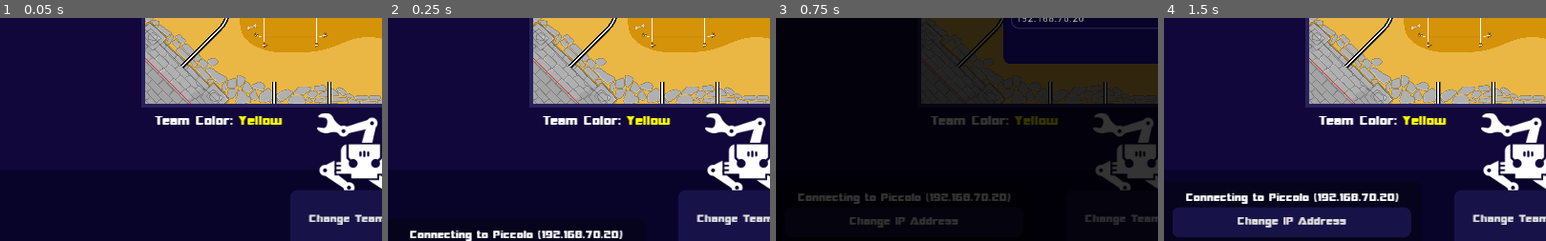
Above: before the commit, frames 1-4 (left to right).
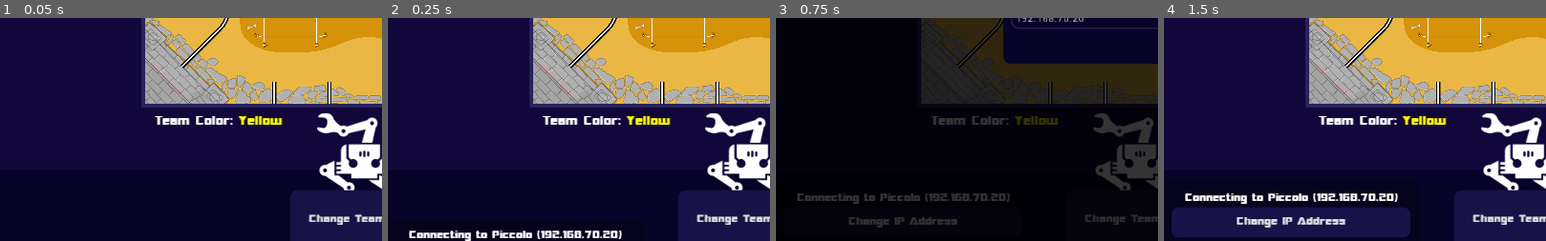
Above: after the commit, the same moments.

Repository: UniCT-ARSLab/Eurobot-Tablet-Controller
Game: Godot game, scene res://scenes/main.tscn
Two runs of this game, one before a commit and one after it. Both use one fixed random seed, a clock stepped at 60 frames per second and the inputs below.
Inputs:
- Up to frame 1 (0.05 s): no input
- Up to frame 2 (0.25 s): no input
- Up to frame 3 (0.75 s): click "Change IP Address" at 0.5 s
- Up to frame 4 (1.5 s): click "Save" at 1.25 s
The pictures show only the part of the screen within x 2-52%, y 50-100%; the shares and areas given below are measured in that part.

Frame 1 is identical in both runs. In frame 2, 1.1% of the frame differs, in the area x 5-62%, y 95-100%; in frame 3, 0.2%; in frame 4, 1.6%, in the area x 2-65%, y 78-99%.

Commit message:
removed some fonts

Diff:
--- a/project.godot
+++ b/project.godot
@@ -7,16 +7,6 @@
 ;   param=value ; assign values to parameters
 
 config_version=4
-
-_global_script_classes=[ {
-"base": "Node",
-"class": "RobotController",
-"language": "GDScript",
-"path": "res://scripts/RobotController.gd"
-} ]
-_global_script_class_icons={
-"RobotController": ""
-}
 
 [application]
 
--- a/scenes/GUIContainer.gd
+++ b/scenes/GUIContainer.gd
@@ -70,7 +70,7 @@
 func connectSocketPiccolo(port=""):
 
 	wsPiccolo = WebSocketClient.new()
-	wsPiccolo.verify_ssl = false
+	wsPiccolo.set_verify_ssl_enabled(false)
 	wsPiccolo.connect("connection_closed", self, "_wsPiccoloClosed")
 	wsPiccolo.connect("connection_error", self, "_wsPiccoloClosed")
 	wsPiccolo.connect("connection_established", self, "_wsPiccoloConnected")
@@ -83,10 +83,8 @@
 	portPiccolo = port
 	var url = "ws://"+IP_PICCOLO+":"+str(port)+"/ws"
 
-	print("Connecting to Piccolo ", url)
 
 	var err = wsPiccolo.connect_to_url(url)
-	print(err)
 	if err != OK:
 
 		yield(get_tree().create_timer(1.5), "timeout")
@@ -132,7 +130,7 @@
 func connectSocketGrande(port=""):
 
 	wsGrande = WebSocketClient.new()
-	wsGrande.verify_ssl = false
+	wsGrande.set_verify_ssl_enabled(false)
 	wsGrande.connect("connection_closed", self, "_wsGrandeClosed")
 	wsGrande.connect("connection_error", self, "_wsGrandeClosed")
 	wsGrande.connect("connection_established", self, "_wsGrandeConnected")
@@ -145,10 +143,7 @@
 	portGrande = port
 	var url = "ws://"+IP_GRANDE+":"+str(port)+"/ws"
 
-	print("Connecting to Grande ", url)
-
 	var err = wsGrande.connect_to_url(url)
-	print(err)
 	if err != OK:
 
 		yield(get_tree().create_timer(1.5), "timeout")
--- a/scenes/main.tscn
+++ b/scenes/main.tscn
@@ -309,20 +309,17 @@
 custom_styles/panel = SubResource( 19 )
 
 [node name="LeftPanel" type="Panel" parent="CanvasLayer/GUIContainer/VBoxContainer/BottomBar"]
-anchor_left = 0.008
+anchor_left = -0.01
 anchor_top = 0.941
-anchor_right = 0.357
+anchor_right = -0.01
 anchor_bottom = 0.941
-margin_left = 0.476
+margin_left = 18.53
 margin_top = -86.1
-margin_right = 0.429016
+margin_right = 368.53
 margin_bottom = 213.9
 rect_min_size = Vector2( 350, 300 )
 rect_clip_content = true
 custom_styles/panel = SubResource( 20 )
-__meta__ = {
-"_edit_lock_": true
-}
 
 [node name="VBoxContainer" type="VBoxContainer" parent="CanvasLayer/GUIContainer/VBoxContainer/BottomBar/LeftPanel"]
 anchor_right = 1.0
@@ -392,19 +389,18 @@
 anims/RESET = SubResource( 22 )
 
 [node name="RightPanel" type="Panel" parent="CanvasLayer/GUIContainer/VBoxContainer/BottomBar"]
-anchor_left = 0.635119
-anchor_top = 0.941
-anchor_right = 0.984119
-anchor_bottom = 0.941
-margin_left = 1.47565
-margin_top = 20.9
-margin_right = 1.42865
-margin_bottom = 320.9
+anchor_left = 1.011
+anchor_top = 0.95
+anchor_right = 1.011
+anchor_bottom = 0.95
+margin_left = -375.533
+margin_top = 20.0
+margin_right = -25.533
+margin_bottom = 320.0
 rect_min_size = Vector2( 350, 300 )
 rect_clip_content = true
 custom_styles/panel = SubResource( 20 )
 __meta__ = {
-"_edit_lock_": true,
 "_edit_use_anchors_": true
 }
 
--- a/scripts/RobotController.gd
+++ /dev/null
@@ -1,18 +0,0 @@
-extends Node
-class_name RobotController
-
-export var robotName = "Piccolo"
-export var addressIP = "192.168.70.20"
-
-
-var webSocket
-var httpClient
-
-# Called when the node enters the scene tree for the first time.
-func _ready():
-	pass # Replace with function body.
-
-
-# Called every frame. 'delta' is the elapsed time since the previous frame.
-#func _process(delta):
-#	pass
Binary file removed: assets/font/SF TransRobotics Bold Italic.ttf
Binary file removed: assets/font/SF TransRobotics Bold.ttf
Binary file removed: assets/font/SF TransRobotics Extended Bold Italic.ttf
Binary file removed: assets/font/SF TransRobotics Extended Bold.ttf
Binary file removed: assets/font/SF TransRobotics Extended Italic.ttf
Binary file removed: assets/font/SF TransRobotics Extended.ttf
Binary file removed: assets/font/SF TransRobotics Italic.ttf
Not shown, added: export_presets.cfg
Not shown, added: .gitignore
